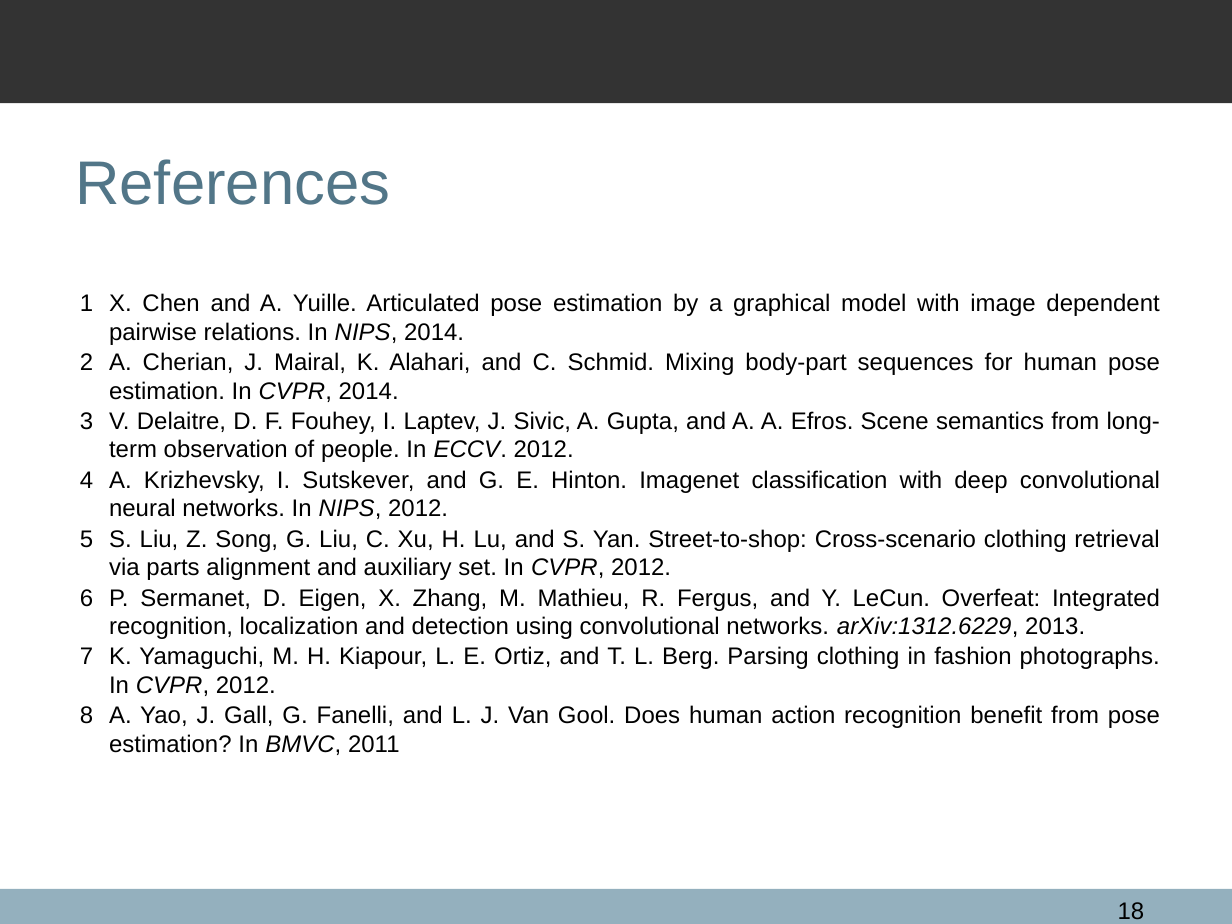
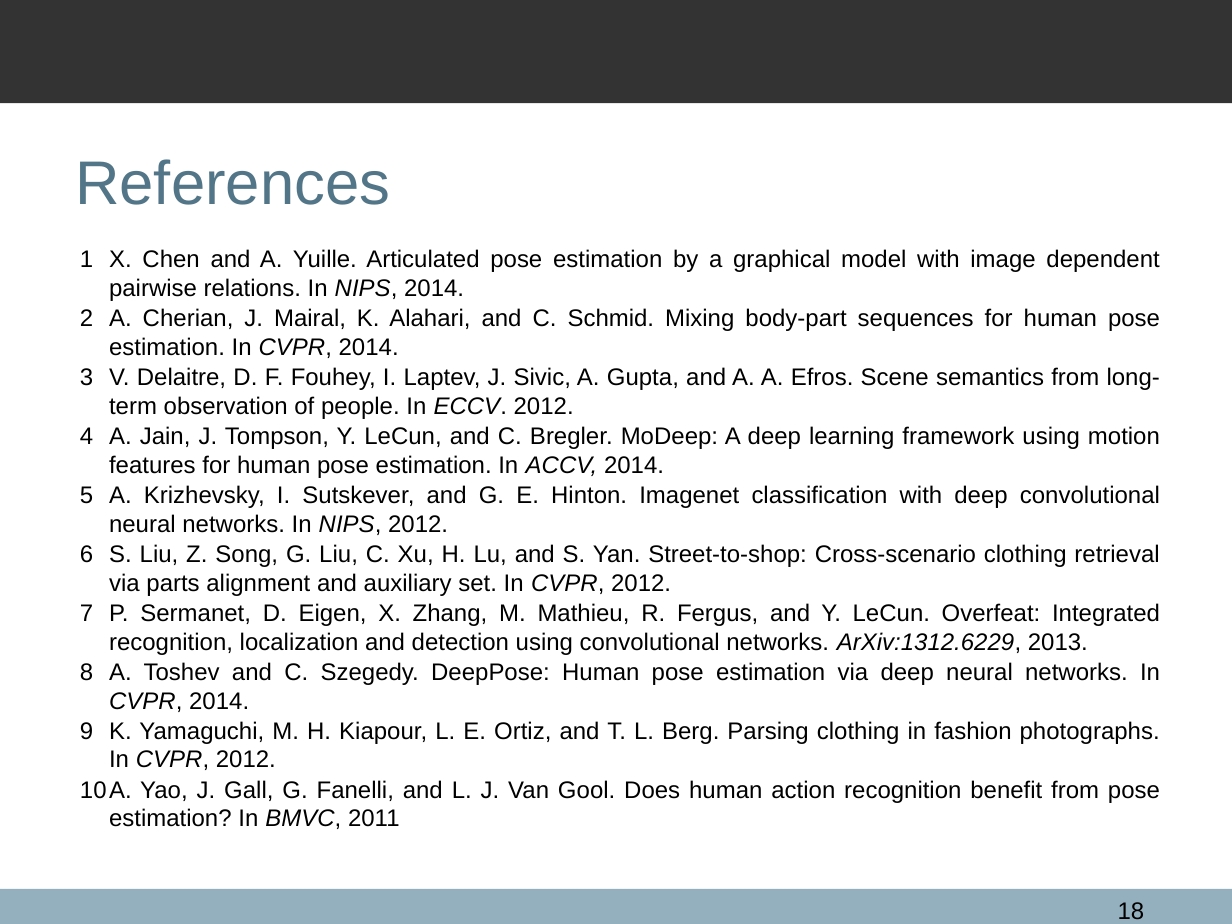
Before and after one commit to qxcv/comp2560, a slide deck: slide 18 of presentation/presentation.odp. Drawn at 1232x924 pixels with LibreOffice and Linux fonts; fonts in the diff are those of the drawing; background and template pictures are left out. Boxes give left, top, right and bottom in pixels: in the first picture for what was removed or moved away, otherwise in the second. Text is boxed around its words. In the diff, an @@ line names an element or a change of style, - is before the commit and + after.

```diff
--- a/presentation/presentation.odp
+++ b/presentation/presentation.odp
@@ text "X. Chen and A. Yuille. ...": place and size @@
-text "X. Chen and A. Yuille. ..." at <box>109,293,1160,755</box>
+text "X. Chen and A. Yuille. ..." at <box>109,249,1160,829</box>
@@ text at <box>109,426,1160,478</box>: paragraph added @@
+4 A. Jain, J. Tompson, Y. LeCun, and C. Bregler. MoDeep: A deep learning framework using motion features for human pose estimation. In ACCV, 2014.
@@ text at <box>109,603,1160,712</box>: text changed @@
-6 P. Sermanet, D. Eigen, X. Zhang, M. Mathieu, R. Fergus, and Y. LeCun. Overfeat: Integrated recognition, localization and detection using convolutional networks. arXiv:1312.6229, 2013.
+7 P. Sermanet, D. Eigen, X. Zhang, M. Mathieu, R. Fergus, and Y. LeCun. Overfeat: Integrated recognition, localization and detection using convolutional networks. ArXiv:1312.6229, 2013.
+8 A. Toshev and C. Szegedy. DeepPose: Human pose estimation via deep neural networks. In CVPR, 2014.
```
Also in this commit, not shown: 1 other slide changed, 2 slides added, 2 slides removed, 4 other files.
